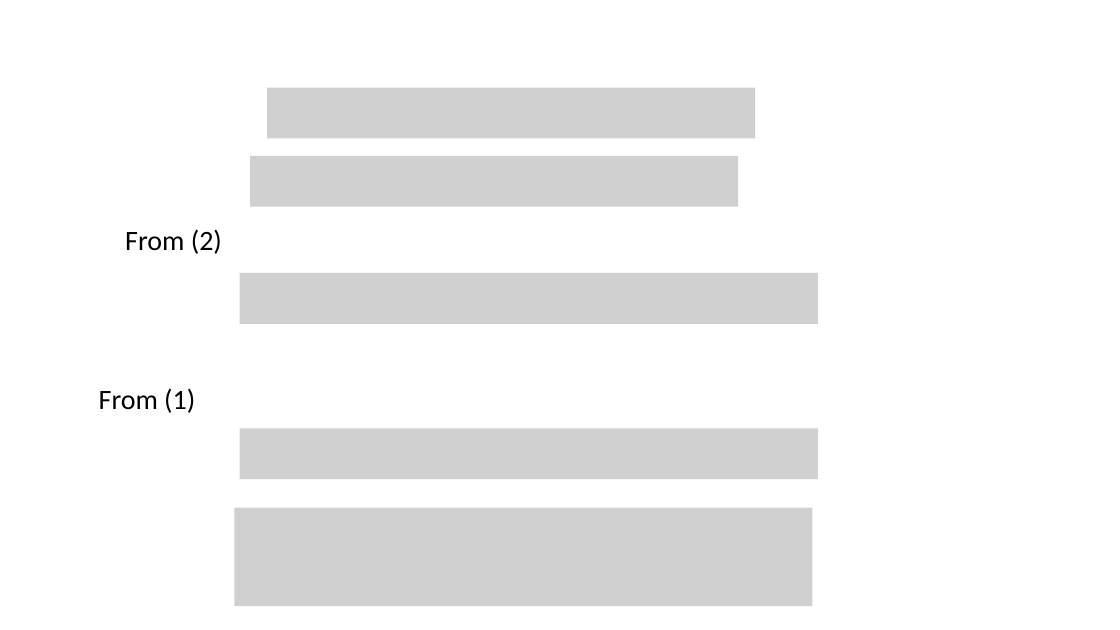
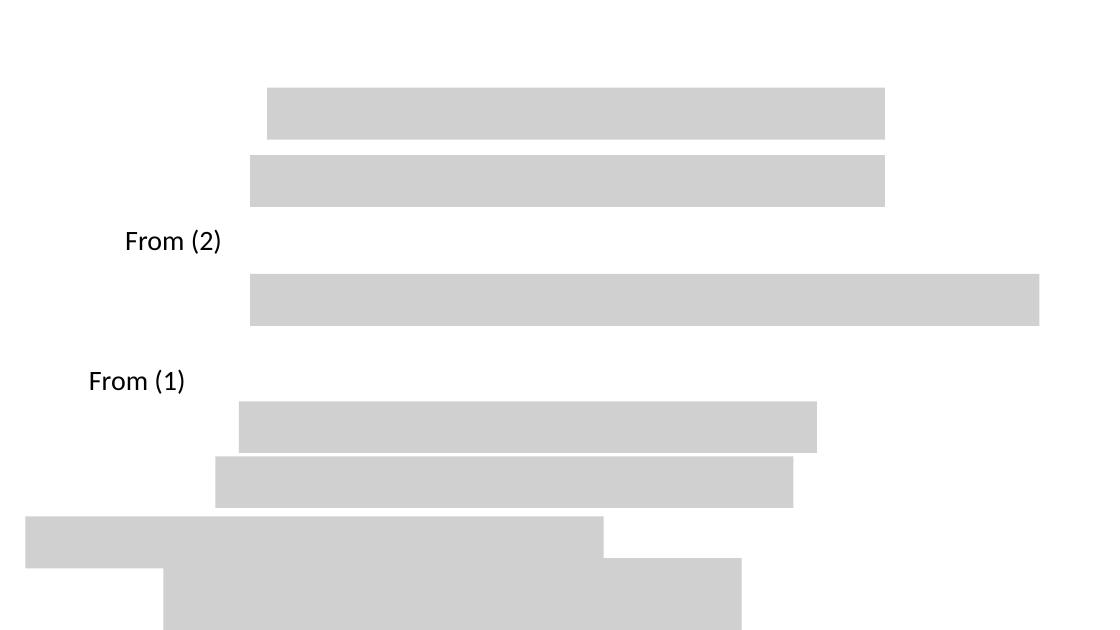
Before and after one commit to EnesAyaz/Studies, a slide deck: slide 11 of WPT/Series-Parallel/Report/Generalized_series_parallel_DC.pptx. Drawn at 1120x630 pixels with LibreOffice and Linux fonts; fonts in the diff are those of the drawing; grey boxes stand for pictures. Boxes give left, top, right and bottom in pixels: in the first picture for what was removed or moved away, otherwise in the second. Text is boxed around its words. In the diff, an @@ line names an element or a change of style, - is before the commit and + after.

```diff
--- a/WPT/Series-Parallel/Report/Generalized_series_parallel_DC.pptx
+++ b/WPT/Series-Parallel/Report/Generalized_series_parallel_DC.pptx
@@ picture: place and size @@
-picture at <box>267,87,755,139</box>
+picture at <box>267,87,885,139</box>
@@ picture: place and size @@
-picture at <box>250,155,739,207</box>
+picture at <box>250,155,886,208</box>
@@ picture: place and size @@
-picture at <box>239,273,818,324</box>
+picture at <box>250,274,1040,326</box>
@@ text "From (1)": place and size @@
-text "From (1)" at <box>99,388,195,413</box>
+text "From (1)" at <box>89,369,185,394</box>
@@ picture: place and size @@
-picture at <box>239,429,818,480</box>
+picture at <box>239,402,817,453</box>
@@ picture added at <box>215,456,793,507</box> @@
@@ picture removed at <box>234,507,812,606</box> @@
@@ picture added at <box>25,517,603,569</box> @@
@@ picture added at <box>163,558,741,630</box> @@
```
Also in this commit, not shown: 9 slides added, 4 slides removed, 11 other files.
